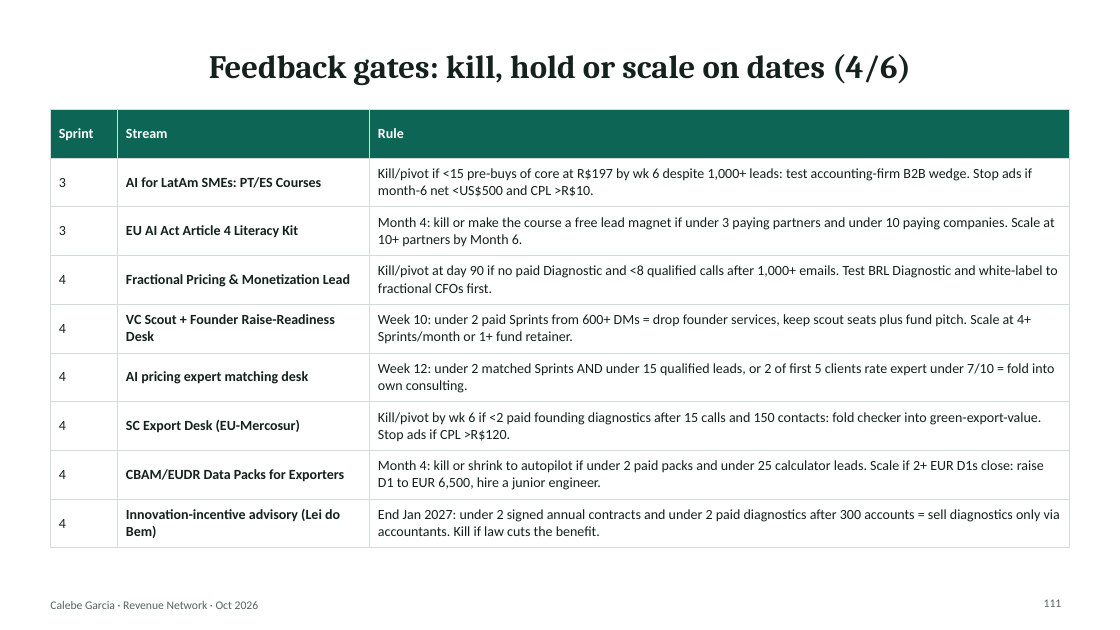
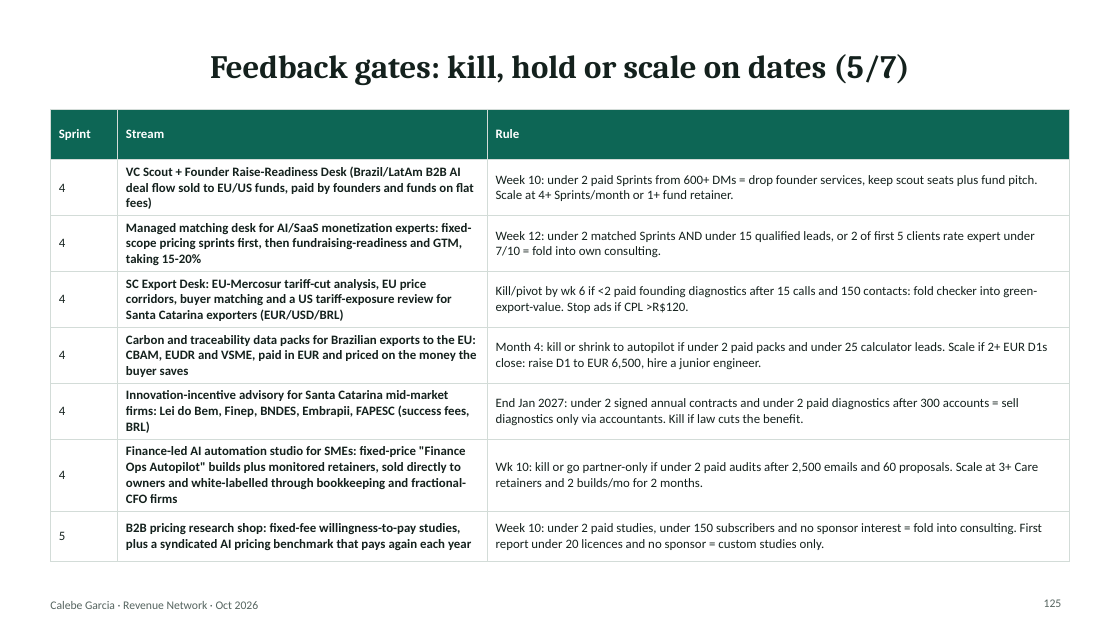
Before and after one commit to algarcalebe-web/legendary-bassoon, a slide deck: slide 125 of research/Calebe_Revenue_Network.pptx (slide 111 before the commit). Drawn at 1120x630 pixels with LibreOffice and Linux fonts; fonts in the diff are those of the drawing. Boxes give left, top, right and bottom in pixels: in the first picture for what was removed or moved away, otherwise in the second. Text is boxed around its words. In the diff, an @@ line names an element or a change of style, - is before the commit and + after.

```diff
--- a/research/Calebe_Revenue_Network.pptx
+++ b/research/Calebe_Revenue_Network.pptx
@@ title at [210, 54, 910, 85]: text changed @@
-Feedback gates: kill, hold or scale on dates (4/6)
+Feedback gates: kill, hold or scale on dates (5/7)
@@ table at [50, 109, 1070, 554] @@
-row 2: 3 | AI for LatAm SMEs: PT/ES Courses | Kill/pivot if <15 pre-buys of core at R$197 by wk 6 despite 1,000+ leads: test accounting-firm B2B wedge. Stop ads if month-6 net <US$500 and CPL >R$10.
-row 3: 3 | EU AI Act Article 4 Literacy Kit | Month 4: kill or make the course a free lead magnet if under 3 paying partners and under 10 paying companies. Scale at 10+ partners by Month 6.
-row 4: 4 | Fractional Pricing & Monetization Lead | Kill/pivot at day 90 if no paid Diagnostic and <8 qualified calls after 1,000+ emails. Test BRL Diagnostic and white-label to fractional CFOs first.
-row 5: 4 | VC Scout + Founder Raise-Readiness Desk | Week 10: under 2 paid Sprints from 600+ DMs = drop founder services, keep scout seats plus fund pitch. Scale at 4+ Sprints/month or 1+ fund retainer.
-row 6: 4 | AI pricing expert matching desk | Week 12: under 2 matched Sprints AND under 15 qualified leads, or 2 of first 5 clients rate expert under 7/10 = fold into own consulting.
-row 7: 4 | SC Export Desk (EU-Mercosur) | Kill/pivot by wk 6 if <2 paid founding diagnostics after 15 calls and 150 contacts: fold checker into green-export-value. Stop ads if CPL >R$120.
-row 8: 4 | CBAM/EUDR Data Packs for Exporters | Month 4: kill or shrink to autopilot if under 2 paid packs and under 25 calculator leads. Scale if 2+ EUR D1s close: raise D1 to EUR 6,500, hire a junior engineer.
-row 9: 4 | Innovation-incentive advisory (Lei do Bem) | End Jan 2027: under 2 signed annual contracts and under 2 paid diagnostics after 300 accounts = sell diagnostics only via accountants. Kill if law cuts the benefit.
+row 2: 4 | VC Scout + Founder Raise-Readiness Desk (Brazil/LatAm B2B AI deal flow sold to EU/US funds, paid by founders and funds on flat fees) | Week 10: under 2 paid Sprints from 600+ DMs = drop founder services, keep scout seats plus fund pitch. Scale at 4+ Sprints/month or 1+ fund retainer.
+row 3: 4 | Managed matching desk for AI/SaaS monetization experts: fixed-scope pricing sprints first, then fundraising-readiness and GTM, taking 15-20% | Week 12: under 2 matched Sprints AND under 15 qualified leads, or 2 of first 5 clients rate expert under 7/10 = fold into own consulting.
+row 4: 4 | SC Export Desk: EU-Mercosur tariff-cut analysis, EU price corridors, buyer matching and a US tariff-exposure review for Santa Catarina exporters (EUR/USD/BRL) | Kill/pivot by wk 6 if <2 paid founding diagnostics after 15 calls and 150 contacts: fold checker into green-export-value. Stop ads if CPL >R$120.
+row 5: 4 | Carbon and traceability data packs for Brazilian exports to the EU: CBAM, EUDR and VSME, paid in EUR and priced on the money the buyer saves | Month 4: kill or shrink to autopilot if under 2 paid packs and under 25 calculator leads. Scale if 2+ EUR D1s close: raise D1 to EUR 6,500, hire a junior engineer.
+row 6: 4 | Innovation-incentive advisory for Santa Catarina mid-market firms: Lei do Bem, Finep, BNDES, Embrapii, FAPESC (success fees, BRL) | End Jan 2027: under 2 signed annual contracts and under 2 paid diagnostics after 300 accounts = sell diagnostics only via accountants. Kill if law cuts the benefit.
+row 7: 4 | Finance-led AI automation studio for SMEs: fixed-price "Finance Ops Autopilot" builds plus monitored retainers, sold directly to owners and white-labelled through bookkeeping and fractional-CFO firms | Wk 10: kill or go partner-only if under 2 paid audits after 2,500 emails and 60 proposals. Scale at 3+ Care retainers and 2 builds/mo for 2 months.
+row 8: 5 | B2B pricing research shop: fixed-fee willingness-to-pay studies, plus a syndicated AI pricing benchmark that pays again each year | Week 10: under 2 paid studies, under 150 subscribers and no sponsor interest = fold into consulting. First report under 20 licences and no sponsor = custom studies only.
@@ page number at [1044, 599, 1062, 607]: text changed @@
-111
+125
```
Also in this commit, not shown: 104 other slides changed, 16 slides added, 2 slides removed, 2 other files.
